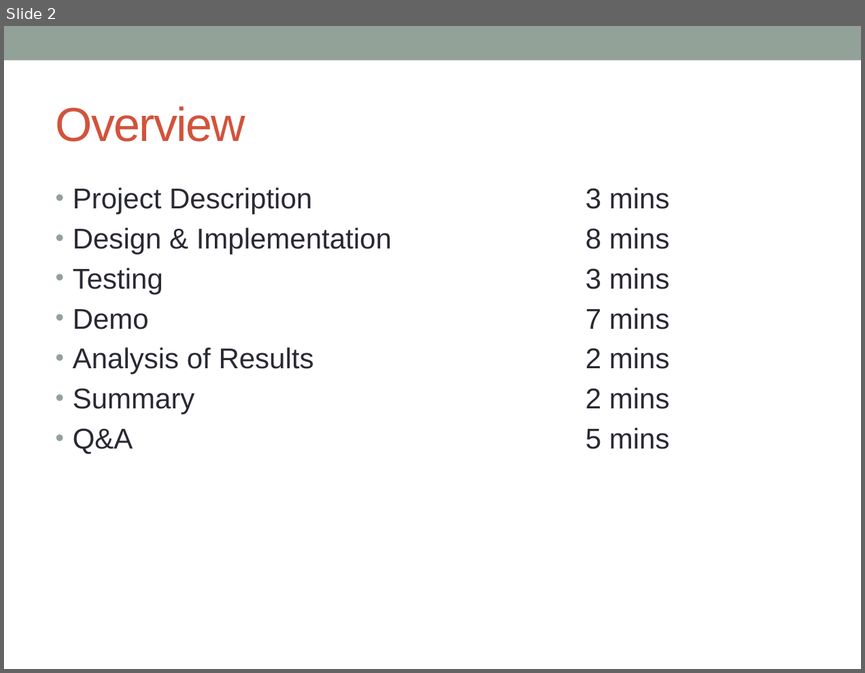
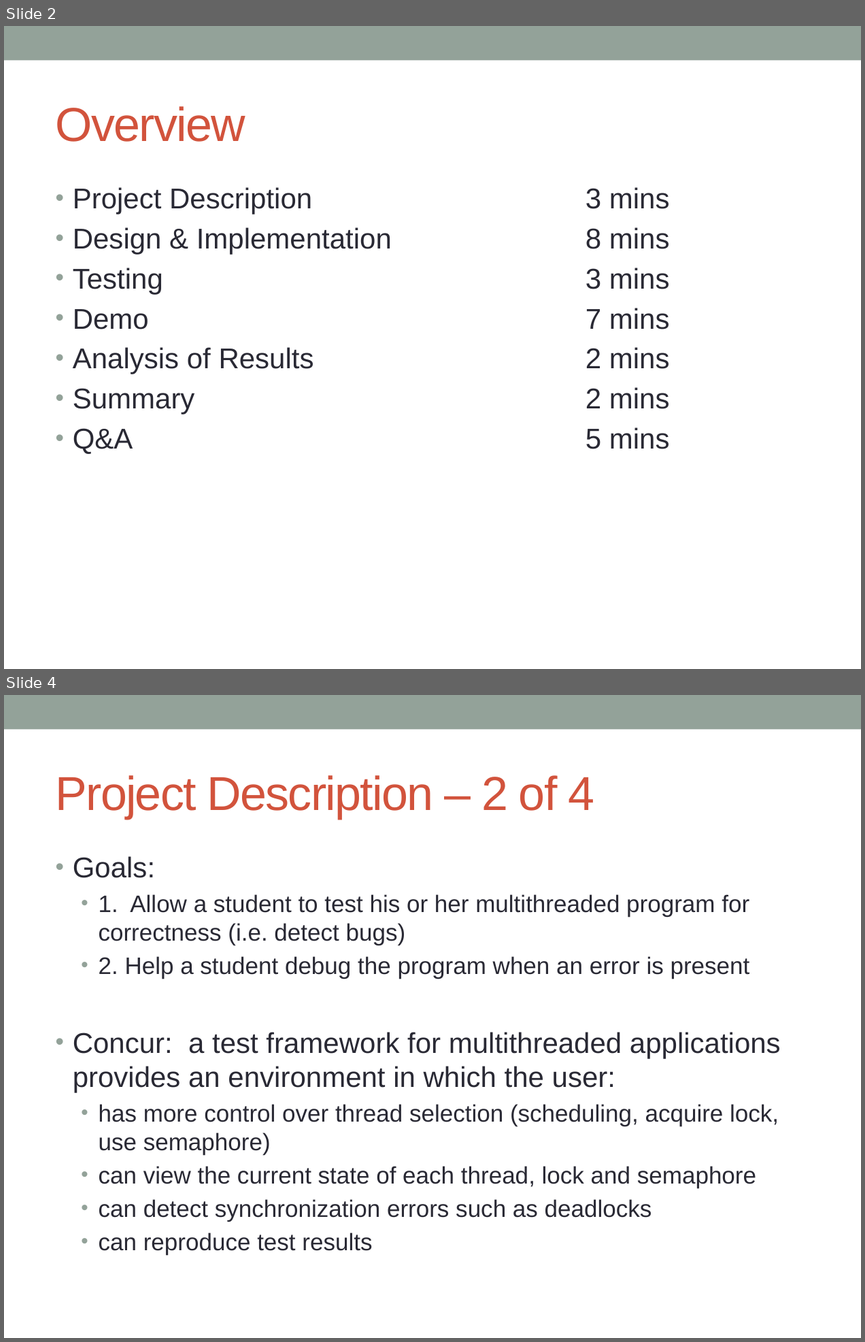
Before and after one commit to concurTestFramework/concurTestFramework, a slide deck: Documents/Concur_Presentation.pptx. Shown one above the other, each under a label of ours: slide 2 before the commit, slides 2 and 4 after it; the slides between them are not shown. The pictures are 865x673 and 865x1342 pixels, drawn with LibreOffice and Linux fonts; fonts in the diff are those of the drawing. Boxes give left, top, right and bottom in pixels: in the first picture for what was removed or moved away, otherwise in the second. Text is boxed around its words. In the diff, an @@ line names an element or a change of style, - is before the commit and + after.

```diff
--- a/Documents/Concur_Presentation.pptx
+++ b/Documents/Concur_Presentation.pptx
@@ slide 4 added at [4, 695, 861, 1338], background #FFFFFF; not listed: 1 template element that a slide beside it also shows @@
@@ title added at [56, 775, 594, 819], 40 pt, text #D2533C @@
+Project Description – 2 of 4
@@ text added at [73, 856, 781, 1255], 20 pt, text #292934 @@
+• Goals:
+  • 1. Allow a student to test his or her multithreaded program for correctness (i.e. detect bugs)
+  • 2. Help a student debug the program when an error is present
+• Concur: a test framework for multithreaded applications provides an environment in which the user:
+  • has more control over thread selection (scheduling, acquire lock, use semaphore)
+  • can view the current state of each thread, lock and semaphore
+  • can detect synchronization errors such as deadlocks
+  • can reproduce test results
```
Also in this commit, not shown: 2 slides changed, 13 other slides added, 1 slide removed.
